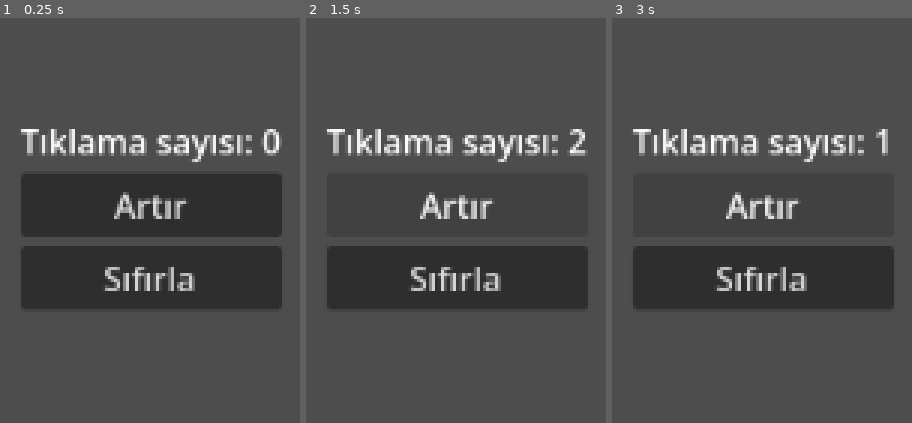
Above: before the commit, frames 1-3 (left to right).
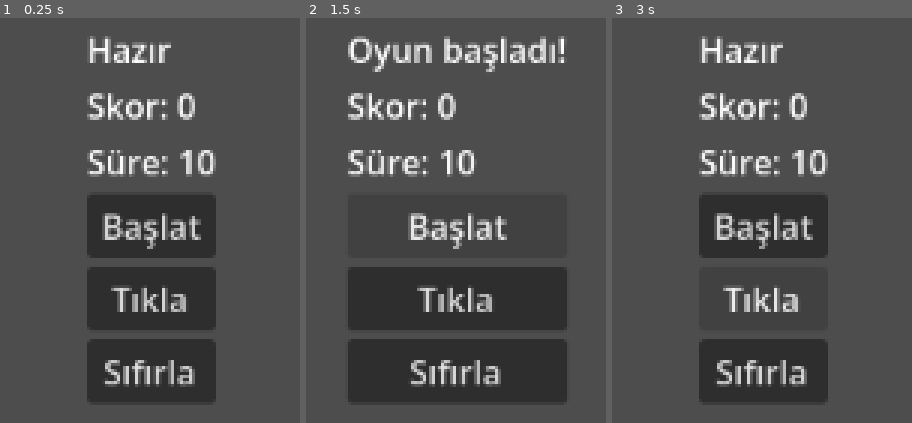
Above: after the commit, the same moments.

Repository: kilicaslanyusuf/week-01-button-test
Game: Godot game, scene res://main.tscn
Same seed, same stepped clock (60 frames per second), same inputs: the game is played once before the commit and once after it.
Inputs (mouse positions are in pixels of both pictures, inside the frame that each line leads up to):
- Up to frame 1 (0.25 s): no input
- Up to frame 2 (1.5 s): click "Artır" (after the commit: "Tıkla") at 0.5 s; click (456, 224) at 1.25 s, where only the run after the commit has a clickable "Başlat"
- Up to frame 3 (3 s): click "Sıfırla" at 2 s; click "Artır" (after the commit: "Tıkla") at 2.75 s

The runs differ from the first frame. In frame 1, 35% of the frame differs, in the area x 7-94%, y 4-95%; in frame 2, 29%; in frame 3, 25%.

Commit message:
Add 10 second click challenge

Diff:
--- a/main.gd
+++ b/main.gd
@@ -1,19 +1,48 @@
 extends Control
 
 var count := 0
+var time_left := 10
+var game_active := false
 
+@onready var status_label = $CenterContainer/VBoxContainer/StatusLabel
 @onready var counter_label = $CenterContainer/VBoxContainer/CounterLabel
+@onready var time_label = $CenterContainer/VBoxContainer/TimeLabel
+@onready var game_timer = $CenterContainer/VBoxContainer/GameTimer
 
 func _ready():
-	update_label()
+	update_ui()
 
-func update_label():
-	counter_label.text = "Tıklama sayısı: %d" % count
+func update_ui():
+	counter_label.text = "Skor: %d" % count
+	time_label.text = "Süre: %d" % time_left
+
+func _on_start_button_pressed():
+	count = 0
+	time_left = 10
+	game_active = true
+	status_label.text = "Oyun başladı!"
+	update_ui()
+	game_timer.start()
 
 func _on_increase_button_pressed():
-	count += 1
-	update_label()
+	if game_active:
+		count += 1
+		update_ui()
 
 func _on_reset_button_pressed():
 	count = 0
-	update_label()
+	time_left = 10
+	game_active = false
+	status_label.text = "Hazır"
+	update_ui()
+	game_timer.stop()
+
+func _on_game_timer_timeout():
+	if game_active:
+		time_left -= 1
+		update_ui()
+
+		if time_left <= 0:
+			game_active = false
+			status_label.text = "Süre doldu!"
+			game_timer.stop()
--- a/main.tscn
+++ b/main.tscn
@@ -22,17 +22,33 @@
 [node name="VBoxContainer" type="VBoxContainer" parent="CenterContainer" unique_id=1412578776]
 layout_mode = 2
 
+[node name="StatusLabel" type="Label" parent="CenterContainer/VBoxContainer" unique_id=1917855850]
+layout_mode = 2
+text = "Hazır"
+
 [node name="CounterLabel" type="Label" parent="CenterContainer/VBoxContainer" unique_id=1127066008]
 layout_mode = 2
-text = "Tıklama sayısı: 0"
+text = "Skor: 0"
+
+[node name="TimeLabel" type="Label" parent="CenterContainer/VBoxContainer" unique_id=1260470083]
+layout_mode = 2
+text = "Süre: 10"
+
+[node name="StartButton" type="Button" parent="CenterContainer/VBoxContainer" unique_id=1604888621]
+layout_mode = 2
+text = "Başlat"
 
 [node name="IncreaseButton" type="Button" parent="CenterContainer/VBoxContainer" unique_id=3815909]
 layout_mode = 2
-text = "Artır"
+text = "Tıkla"
 
 [node name="ResetButton" type="Button" parent="CenterContainer/VBoxContainer" unique_id=1293056223]
 layout_mode = 2
 text = "Sıfırla"
 
+[node name="GameTimer" type="Timer" parent="CenterContainer/VBoxContainer" unique_id=1706724707]
+
+[connection signal="pressed" from="CenterContainer/VBoxContainer/StartButton" to="." method="_on_start_button_pressed"]
 [connection signal="pressed" from="CenterContainer/VBoxContainer/IncreaseButton" to="." method="_on_increase_button_pressed"]
 [connection signal="pressed" from="CenterContainer/VBoxContainer/ResetButton" to="." method="_on_reset_button_pressed"]
+[connection signal="timeout" from="CenterContainer/VBoxContainer/GameTimer" to="." method="_on_game_timer_timeout"]
